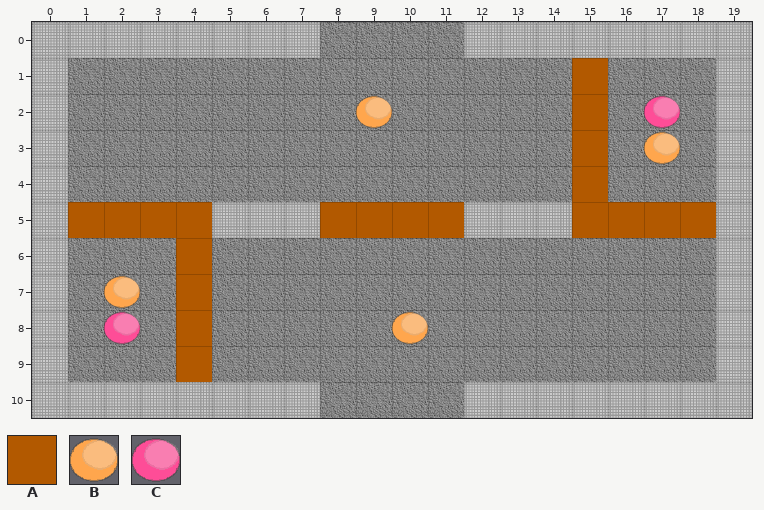
Tiled map -- Assets/Resources/Rooms/NS2.tmx. The picture above was drawn from the file before the commit.
Cells are 64x64 px. Shown: x 0..19, y 0..10.
Key: from "DestructSpawn": A 0; from "MobSpawner": B 0, C 1.
Objects are placed by their top-left corner, in cells (3,4 is the top-left corner of cell 3,4); size is 1x1 cell unless given.
Layers that did not change in this view are not listed.
Objects on layer "Destrucables" before:
A at 15,1
A at 15,2
C at 17,2
B at 9,2
A at 15,3
A at 15,4
A at 8,5
A at 9,5
A at 10,5
A at 11,5
A at 1,5
A at 2,5
A at 3,5
A at 16,5
A at 17,5
A at 18,5
A at 15,5
A at 4,5
A at 4,6
A at 4,7
A at 4,8
C at 2,8
B at 10,8
A at 4,9
After the commit:
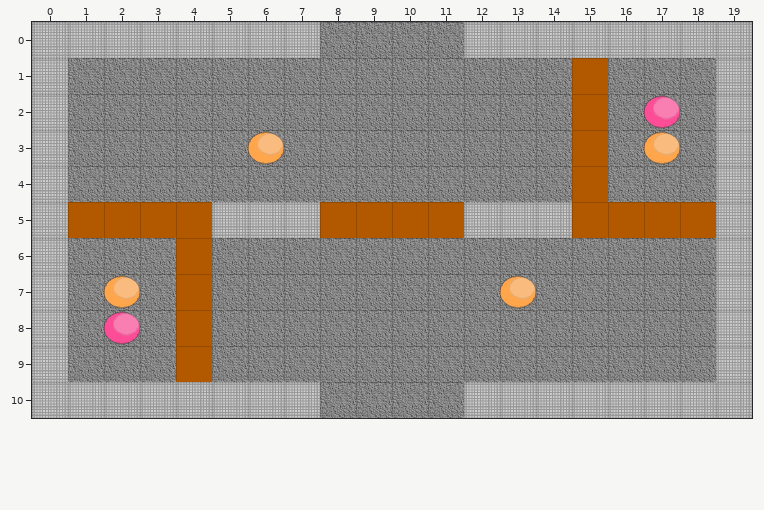
Change:
Layer "Destrucables":
changed: B at 9,2 -> B at 6,3
changed: B at 10,8 -> B at 13,7
Pixel boxes of the changes (left, top, right, bottom) in both pictures:
old place: (356, 95, 392, 129)
new place: (248, 131, 284, 165)
new place: (500, 275, 536, 309)
old place: (392, 311, 428, 345)
